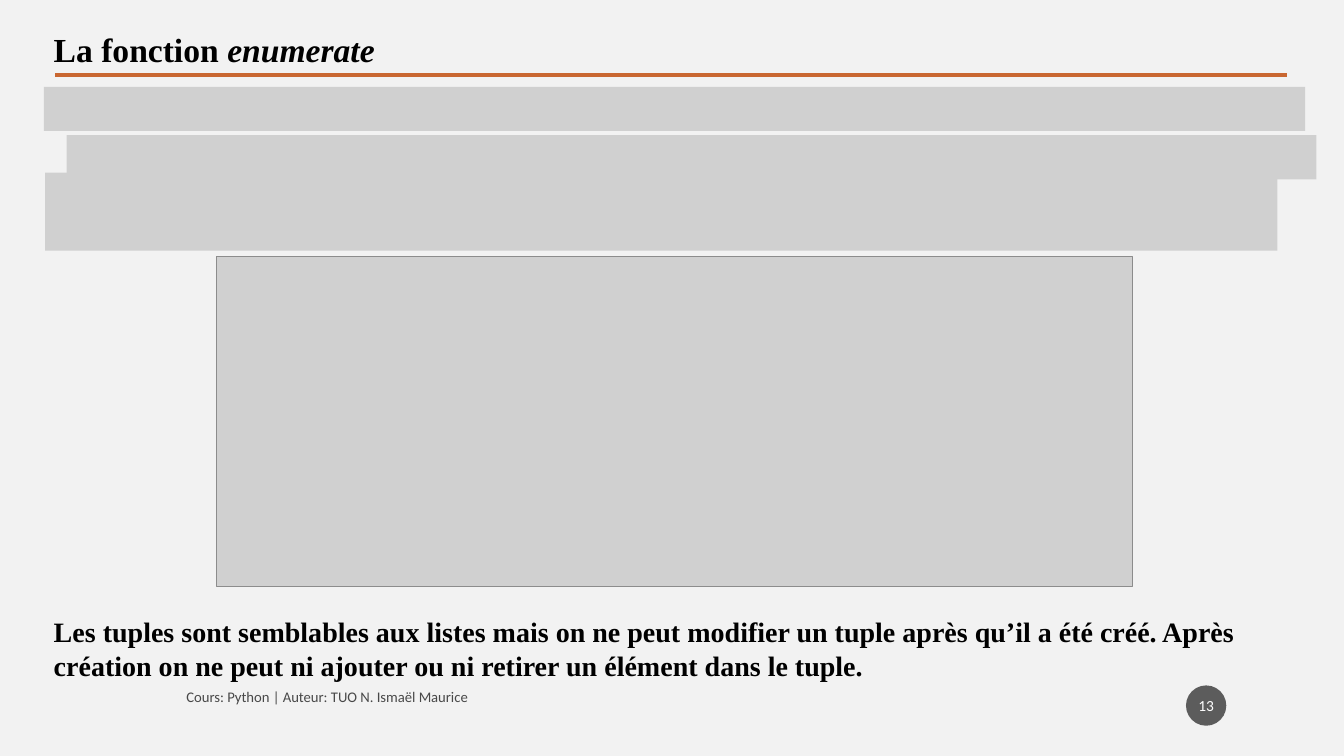
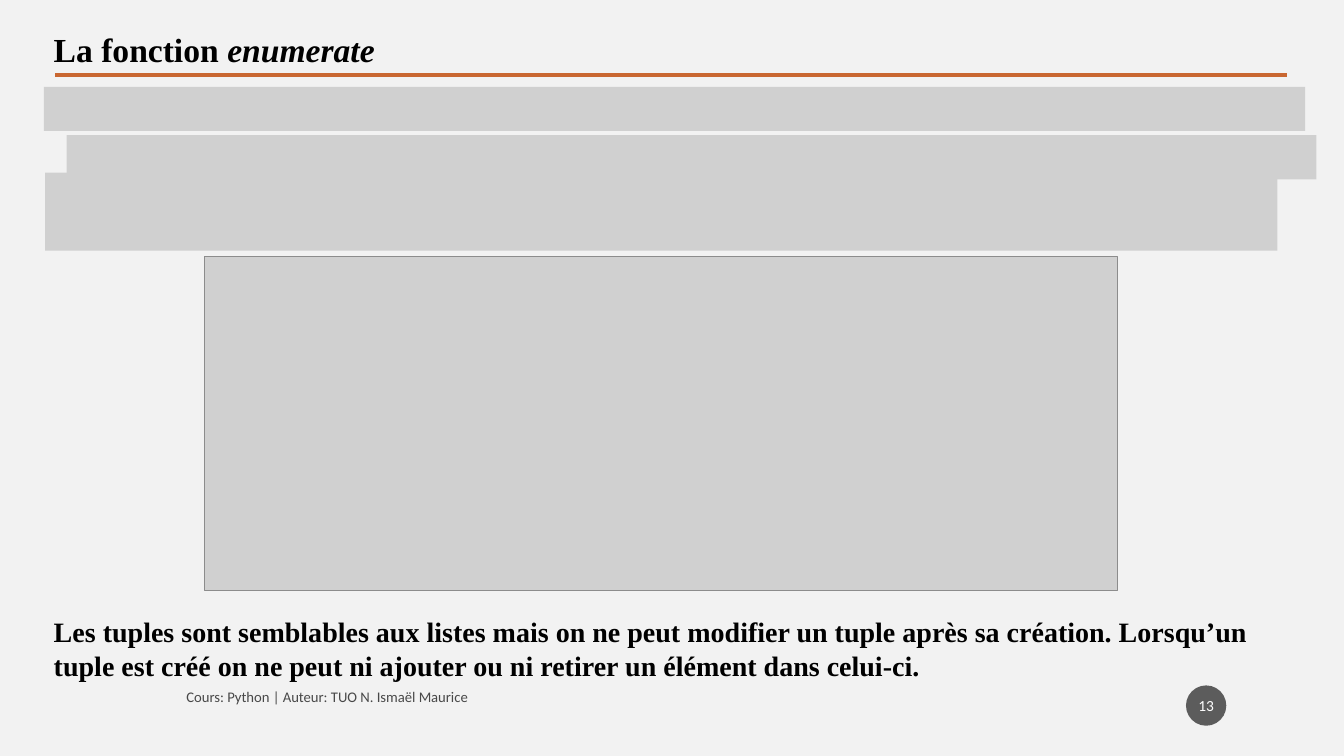
Before and after one commit to tisma95/cours-python, a slide deck: slide 13 of source/Chapitre 9 - Les listes.pptx. Drawn at 1344x756 pixels with LibreOffice and Linux fonts; fonts in the diff are those of the drawing; grey boxes stand for pictures. Boxes give left, top, right and bottom in pixels: in the first picture for what was removed or moved away, otherwise in the second. Text is boxed around its words. In the diff, an @@ line names an element or a change of style, - is before the commit and + after.

Commit message:
Feat(chp9): Correction chapitre 9 sur les listes

```diff
--- a/source/Chapitre 9 - Les listes.pptx
+++ b/source/Chapitre 9 - Les listes.pptx
@@ picture: place and size @@
-picture at [217,257,1132,587]
+picture at [205,257,1118,591]
@@ text at [54,622,1247,681]: text changed @@
-Les tuples sont semblables aux listes mais on ne peut modifier un tuple après qu’il a été créé. Après création on ne peut ni ajouter ou ni retirer un élément dans le tuple.
+Les tuples sont semblables aux listes mais on ne peut modifier un tuple après sa création. Lorsqu’un tuple est créé on ne peut ni ajouter ou ni retirer un élément dans celui-ci.
```
Also in this commit, not shown: 8 other slides changed, 3 other files.
